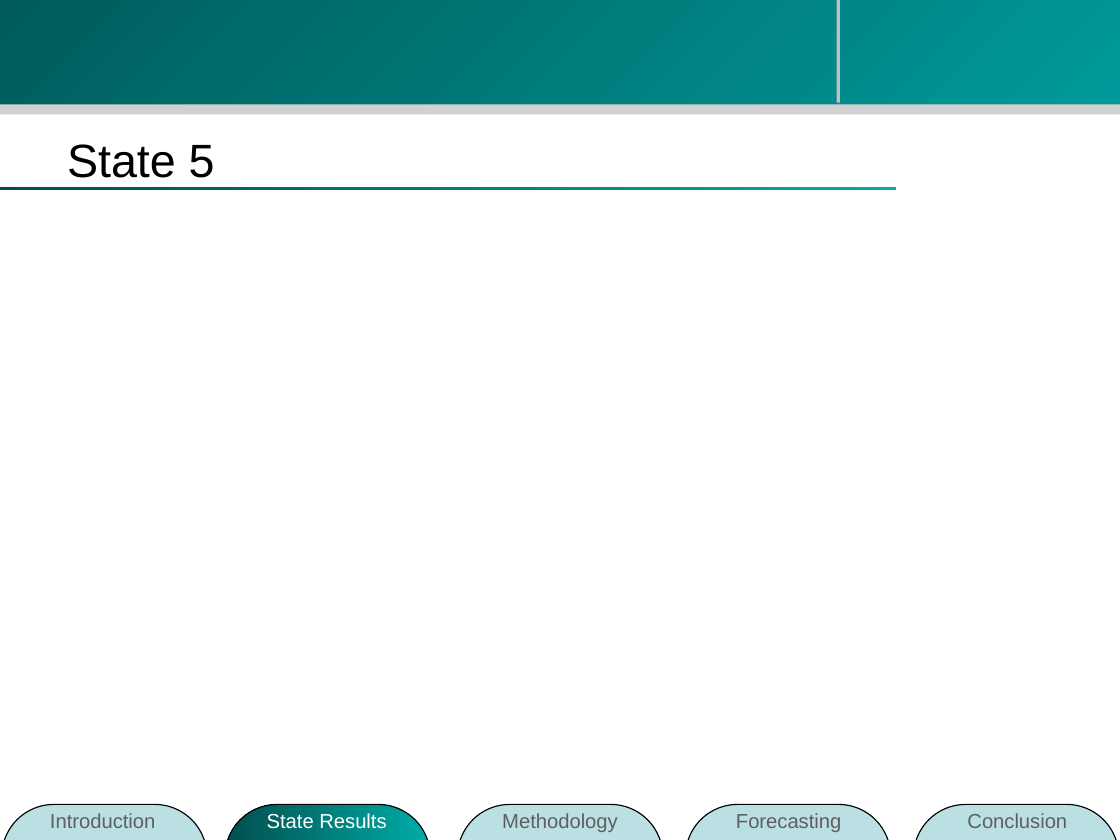
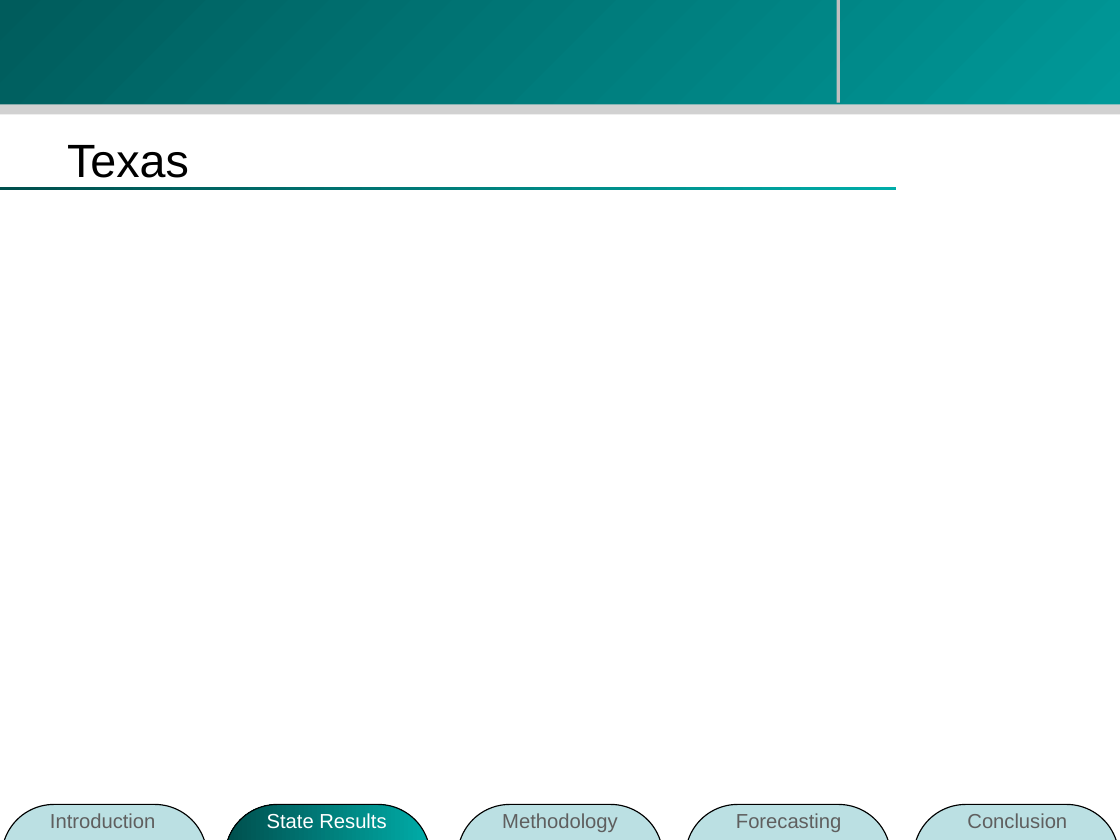
Before and after one commit to zhouzhenghui/svnrepository, a slide deck: slide 15 of SVNRepository/Presentation/M.Eng Final Presentation-take2.ppt. Drawn at 1120x840 pixels with LibreOffice and Linux fonts; fonts in the diff are those of the drawing; background and template pictures are left out. Boxes give left, top, right and bottom in pixels: in the first picture for what was removed or moved away, otherwise in the second. Text is boxed around its words. In the diff, an @@ line names an element or a change of style, - is before the commit and + after.

```diff
--- a/SVNRepository/Presentation/M.Eng Final Presentation-take2.ppt
+++ b/SVNRepository/Presentation/M.Eng Final Presentation-take2.ppt
@@ title at <box>67,145,189,178</box>: text changed @@
-State 5
+Texas
```
Also in this commit, not shown: 1 other slide changed.
